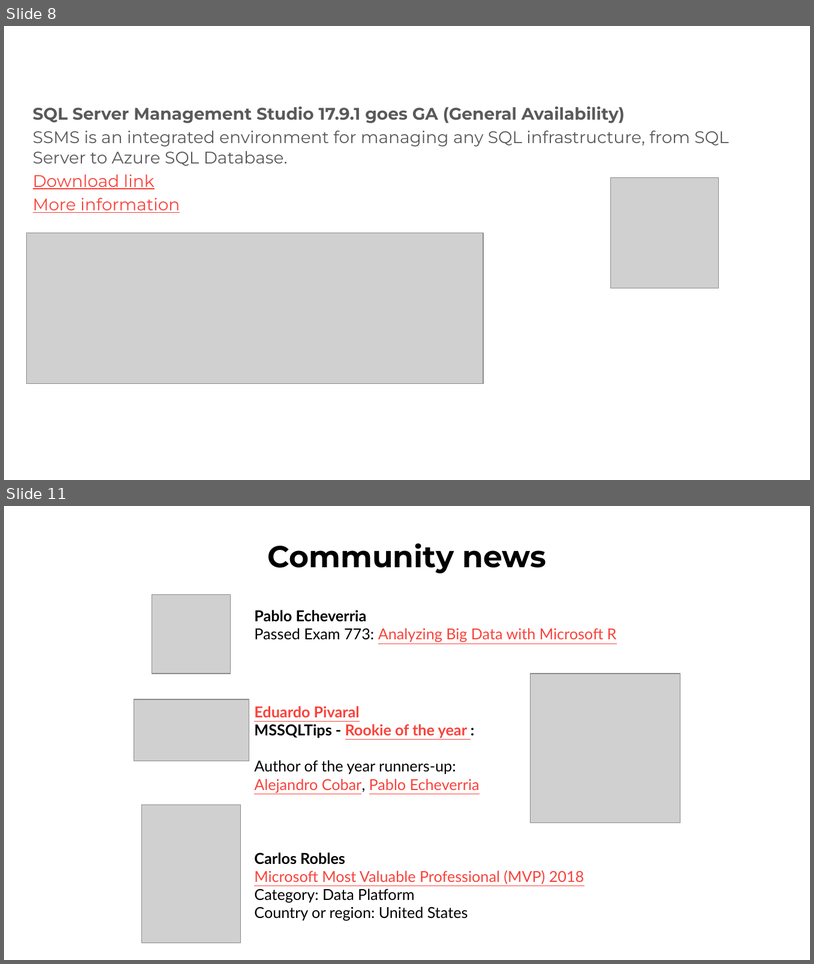
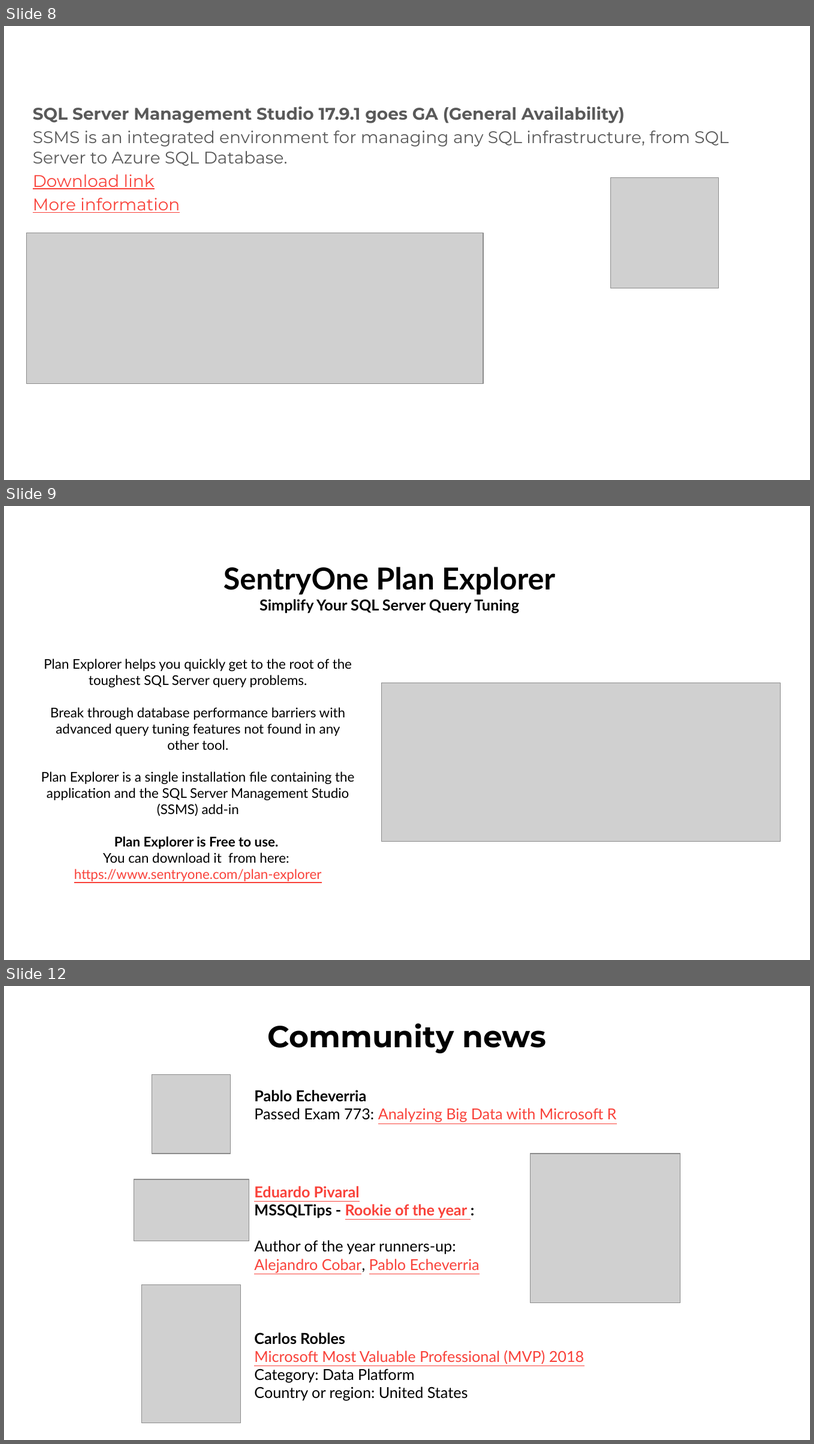
Before and after one commit to GTSSUG/Sessions, a slide deck: 20190123/PASS-GTSSUG-20190123.pptx. Shown one above the other, each under a label of ours: slides 8 and 11 before the commit, slides 8, 9 and 12 after it; the slides between them are not shown. The pictures are 814x964 and 814x1444 pixels, drawn with LibreOffice and Linux fonts; fonts in the diff are those of the drawing; grey boxes stand for pictures; background and template pictures are left out. Boxes give left, top, right and bottom in pixels: in the first picture for what was removed or moved away, otherwise in the second. Text is boxed around its words. In the diff, an @@ line names an element or a change of style, - is before the commit and + after.

Commit message:
January 2019 news
Added PlanExplorer Slide

```diff
--- a/20190123/PASS-GTSSUG-20190123.pptx
+++ b/20190123/PASS-GTSSUG-20190123.pptx
@@ slide 9 added at bbox=[4, 506, 810, 960], background #FFFFFF @@
@@ text added at bbox=[224, 567, 555, 613], 18 pt, text #000000, bold @@
+SentryOne Plan Explorer
+Simplify Your SQL Server Query Tuning
@@ text added at bbox=[41, 658, 354, 881], 16 pt, text #000000 @@
+Plan Explorer helps you quickly get to the root of the toughest SQL Server query problems.
+Break through database performance barriers with advanced query tuning features not found in any other tool.
+Plan Explorer is a single installation file containing the application and the SQL Server Management Studio (SSMS) add-in
+Plan Explorer is Free to use.
+You can download it from here:
+https://www.sentryone.com/plan-explorer
@@ picture added at bbox=[382, 683, 781, 841] @@
@@ what was slide 11 is now slide 12 @@
```
Also in this commit, not shown: 3 slides changed.
